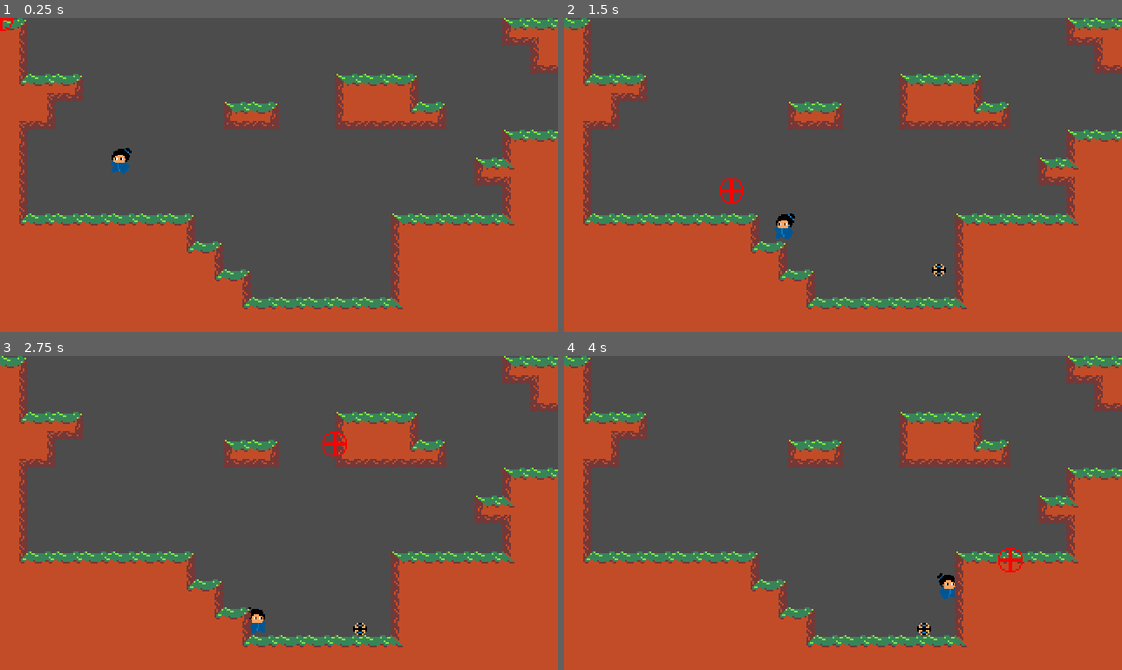
Above: before the commit, frames 1-4 (two rows, left to right).
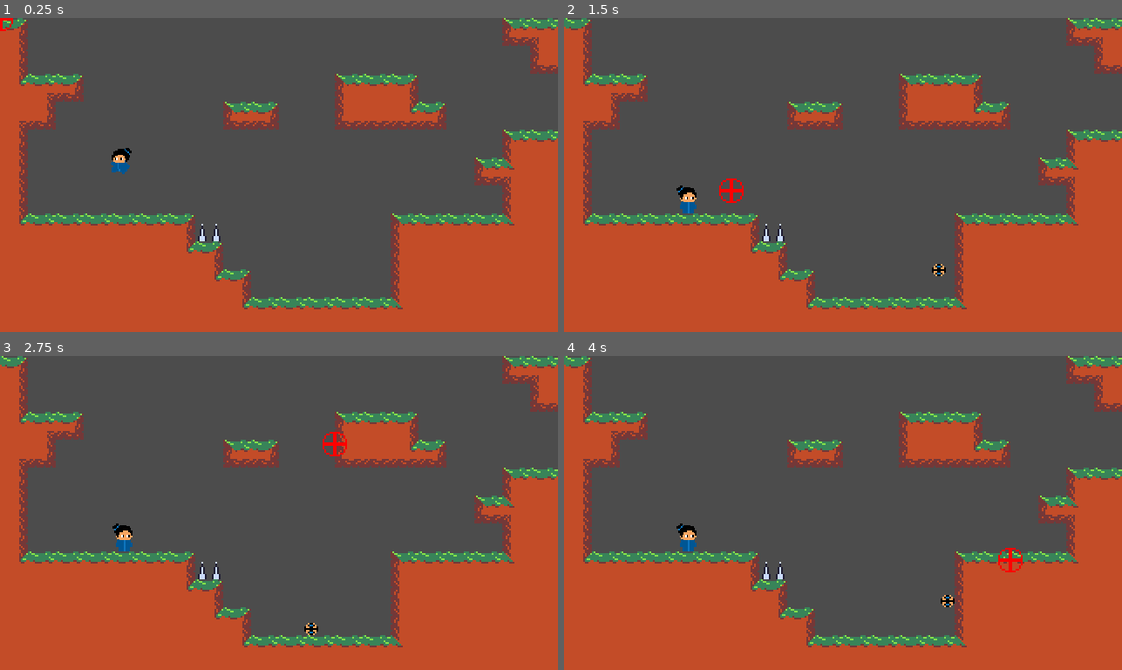
Above: after the commit, the same moments.

Repository: gitLynkk/BuddyGameJam
Game: Godot game, scene res://World.tscn
The game is run twice, just before and just after one commit, with the same random seed, the same clock (stepped at 60 frames per second) and the same inputs.
Inputs (mouse positions are in pixels of both pictures, inside the frame that each line leads up to):
- Up to frame 1 (0.25 s): no input
- Up to frame 2 (1.5 s): move the mouse to (965, 159) at 0.52 s; hold Right (ui_right) from 0.53 s (still down); click (965, 159) at 0.6 s; tap Up (ui_up) at 0.77, 0.8, 1.07, 1.35 s; move the mouse to (731, 190) at 1.27 s
- Up to frame 3 (2.75 s): tap Up (ui_up) at 1.52, 1.82, 2.3 s; click (167, 528) at 1.55 s; move the mouse to (334, 443) at 2.02 s; release Right (ui_right) at 2.03 s; hold Left (ui_left) from 2.03 s (still down); click (334, 443) at 2.1 s
- Up to frame 4 (4 s): move the mouse to (815, 575) at 2.77 s; release Left (ui_left) at 2.78 s; hold Right (ui_right) from 2.78 s (still down); click (815, 575) at 2.85 s; tap Up (ui_up) at 3.02, 3.32, 3.6, 3.77 s; move the mouse to (1010, 560) at 3.52 s

The runs differ from the first frame. In frame 1, 0.1% of the frame differs, in the area x 35-40%, y 65-72%; in frame 2, 0.5%; in frame 3, 0.7%, in the area x 20-66%, y 53-89%; in frame 4, 0.7%.

Commit message:
Seed control! and more placeholder art!

Diff:
--- a/Nodes/Player.tscn
+++ b/Nodes/Player.tscn
@@ -56,6 +56,7 @@
 
 [node name="Player" type="KinematicBody2D"]
 collision_layer = 4
+collision_mask = 9
 script = ExtResource( 2 )
 
 [node name="Sprite" type="Sprite" parent="."]
--- /dev/null
+++ b/Nodes/Spike.tscn
@@ -0,0 +1,17 @@
+[gd_scene load_steps=3 format=2]
+
+[ext_resource path="res://Art/LevelElements-spike.png" type="Texture" id=1]
+
+[sub_resource type="RectangleShape2D" id=1]
+extents = Vector2( 5.56835, 4.53602 )
+
+[node name="Spike" type="Area2D"]
+collision_layer = 8
+collision_mask = 7
+
+[node name="Sprite" type="Sprite" parent="."]
+texture = ExtResource( 1 )
+
+[node name="CollisionShape2D" type="CollisionShape2D" parent="."]
+position = Vector2( 0, 3.898 )
+shape = SubResource( 1 )
--- a/World.tscn
+++ b/World.tscn
@@ -1,9 +1,10 @@
-[gd_scene load_steps=53 format=2]
+[gd_scene load_steps=54 format=2]
 
 [ext_resource path="res://Nodes/Player.tscn" type="PackedScene" id=1]
 [ext_resource path="res://Art/Tileset.png" type="Texture" id=2]
 [ext_resource path="res://Art/target.png" type="Texture" id=3]
 [ext_resource path="res://scripts/aim.gd" type="Script" id=4]
+[ext_resource path="res://Nodes/Spike.tscn" type="PackedScene" id=5]
 
 [sub_resource type="ConvexPolygonShape2D" id=1]
 points = PoolVector2Array( 0, 0, 16, 0, 16, 16, 0, 16 )
@@ -471,3 +472,6 @@
 cell_size = Vector2( 16, 16 )
 format = 1
 tile_data = PoolIntArray( 65535, 0, 0, 0, 0, 2, 18, 0, 196608, 19, 0, 6, 20, 0, 2, 131071, 0, 65536, 65536, 0, 65538, 6 …(2250 unchanged characters)…
+
+[node name="Spike" parent="." instance=ExtResource( 5 )]
+position = Vector2( 120.431, 120.051 )
--- a/project.godot
+++ b/project.godot
@@ -75,6 +75,7 @@
 2d_physics/layer_1="Environment"
 2d_physics/layer_2="Balls"
 2d_physics/layer_3="Player"
+2d_physics/layer_4="Spikes"
 
 [rendering]
 
--- a/scripts/Player.gd
+++ b/scripts/Player.gd
@@ -14,6 +14,8 @@
 
 var motion = Vector2.ZERO
 
+var isActive = true
+
 onready var sprite = $Sprite
 onready var animationPlayer = $AnimationPlayer
 onready var throwBeginning = $ThrowBeginning
@@ -22,15 +24,12 @@
 	var x_input = Input.get_action_strength("ui_right") - Input.get_action_strength("ui_left")
 
 	if x_input != 0:
-		animationPlayer.play("Run")
 		motion.x += x_input * ACCELERATION * delta
 		motion.x = clamp(motion.x, -MAX_SPEED, MAX_SPEED)
 		#look_right(x_input < 0)
 	else:
-		animationPlayer.play("Stand")
 		motion.x = lerp(motion.x,0,FRICTION)
 
-	motion.y += GRAVITY * delta
 
 	if is_on_floor():
 		if x_input == 0:
@@ -39,7 +38,6 @@
 		if Input.is_action_just_pressed("ui_up"):
 			motion.y = -JUMP_FORCE
 	else:
-		animationPlayer.play("Jump")
 		if Input.is_action_just_released("ui_up") and motion.y < -JUMP_FORCE/2:
 			motion.y = -JUMP_FORCE/2
 		elif Input.is_action_just_pressed("ui_down"):
@@ -48,11 +46,38 @@
 		if x_input == 0:
 			motion.x = lerp(motion.x,0,AIR_RESISTANCE)
 
+func processAnimation():
+	var x_input = 0
+
+	if isActive:
+		x_input = Input.get_action_strength("ui_right") - Input.get_action_strength("ui_left")
+	else:
+		x_input = 0
+
+	if x_input != 0:
+		animationPlayer.play("Run")
+	else:
+		animationPlayer.play("Stand")
+
+	if not is_on_floor():
+		animationPlayer.play("Jump")
+
 func _physics_process(delta):
-	processInput(delta);
+	if isActive:
+		processInput(delta)
+	else:
+		motion.x = 0
+
+	motion.y += GRAVITY * delta
+
+	processAnimation()
+
 	motion = move_and_slide(motion,Vector2.UP)
 
 func _process(delta):
+	if not isActive:
+		return
+
 	if Input.is_action_just_pressed("throw") && seedsOut < 1:
 		throwSeed()
 
@@ -67,3 +92,7 @@
 		seedThrowing.global_position = throwBeginning.global_position
 		seedThrowing.launch(get_global_mouse_position())
 		seedsOut+=1
+		stopControl()
+
+func stopControl():
+	isActive = false
--- a/scripts/Seed.gd
+++ b/scripts/Seed.gd
@@ -1,17 +1,60 @@
 extends KinematicBody2D
 
+const MAX_BOUNCES = 1
+
+const ACCELERATION = 512
+const MAX_SPEED = 64
+const FRICTION = 0.25
+const AIR_RESISTANCE = 0.02
 const GRAVITY = 400
+const JUMP_FORCE = 170
+const DOWN_FORCE = 80
+
+var seedsOut = 0
+
+var motion = Vector2.ZERO
+
 var velocity = Vector2.ZERO
+var bounces = 0
 
-func _ready():
-	set_physics_process(false)
+var isControllable = false
+
+func processInput(delta):
+	var x_input = Input.get_action_strength("ui_right") - Input.get_action_strength("ui_left")
+
+	if x_input != 0:
+		motion.x += x_input * ACCELERATION * delta
+		motion.x = clamp(motion.x, -MAX_SPEED, MAX_SPEED)
+		#look_right(x_input < 0)
+	else:
+		motion.x = lerp(motion.x,0,FRICTION)
+
+
+	if is_on_floor():
+		if x_input == 0:
+			motion.x  = lerp(motion.x,0,FRICTION)
+
+		if Input.is_action_just_pressed("ui_up"):
+			motion.y = -JUMP_FORCE
+	else:
+		if Input.is_action_just_released("ui_up") and motion.y < -JUMP_FORCE/2:
+			motion.y = -JUMP_FORCE/2
+		elif Input.is_action_just_pressed("ui_down"):
+			motion.y += DOWN_FORCE
+
+		if x_input == 0:
+			motion.x = lerp(motion.x,0,AIR_RESISTANCE)
 
 func _physics_process(delta):
-	velocity.y += GRAVITY * delta
-
-	var collisions = move_and_collide(velocity*delta)
-	if collisions != null:
-		_on_impact(collisions.normal)
+	if not isControllable:
+		velocity.y += GRAVITY * delta
+		var collisions = move_and_collide(velocity*delta)
+		if collisions != null:
+			_on_impact(collisions.normal)
+	else:
+		processInput(delta)
+		motion.y += GRAVITY * delta
+		motion = move_and_slide(motion,Vector2.UP)
 
 func launch(target_position):
 	var temp = global_transform
@@ -26,8 +69,11 @@
 	velocity = velocity.clamped(400)
 	velocity = velocity.rotated(rand_range(-0.05,0.05))
 
-	set_physics_process(true)
-
 func _on_impact(normal: Vector2):
-	velocity = velocity.bounce(normal)
-	velocity *= 0.5 + rand_range(-0.05,0.05)
+	if bounces < MAX_BOUNCES:
+		velocity = velocity.bounce(normal)
+		velocity *= 0.5 + rand_range(-0.05,0.05)
+		bounces += 1
+	else:
+		velocity = Vector2.ZERO
+		isControllable = true
Binary file added: Art/LevelElements-goal.png
Not shown, added: Art/LevelElements-goal.png.import
Binary file added: Art/LevelElements-spike.png
Not shown, added: Art/LevelElements-spike.png.import
Binary file added: Art/LevelElements.png
Not shown, added: Art/LevelElements.png.import
